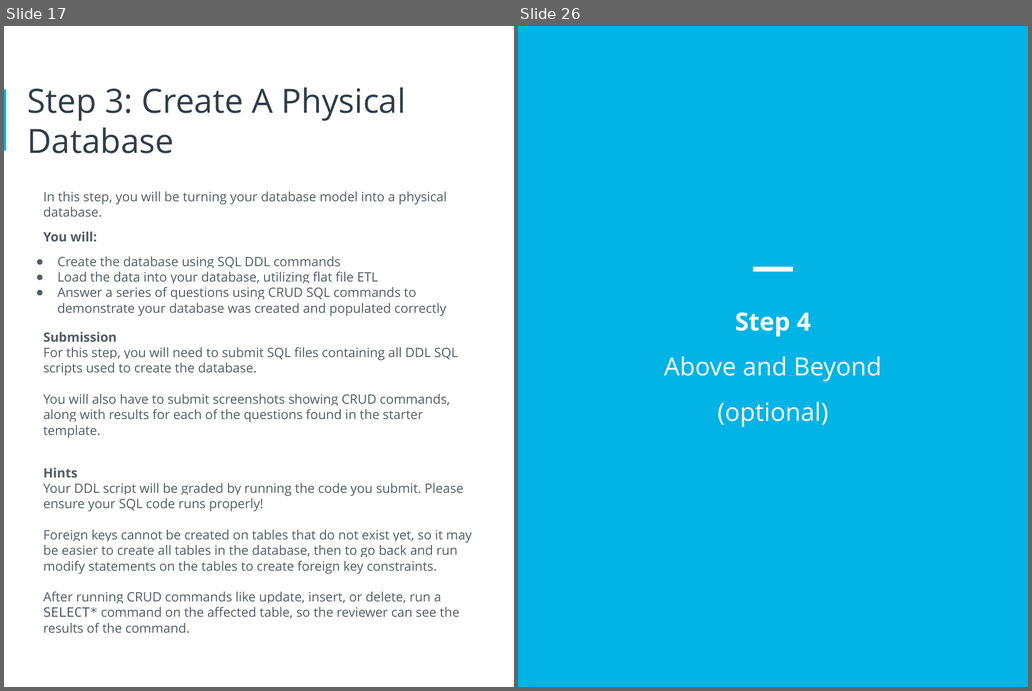
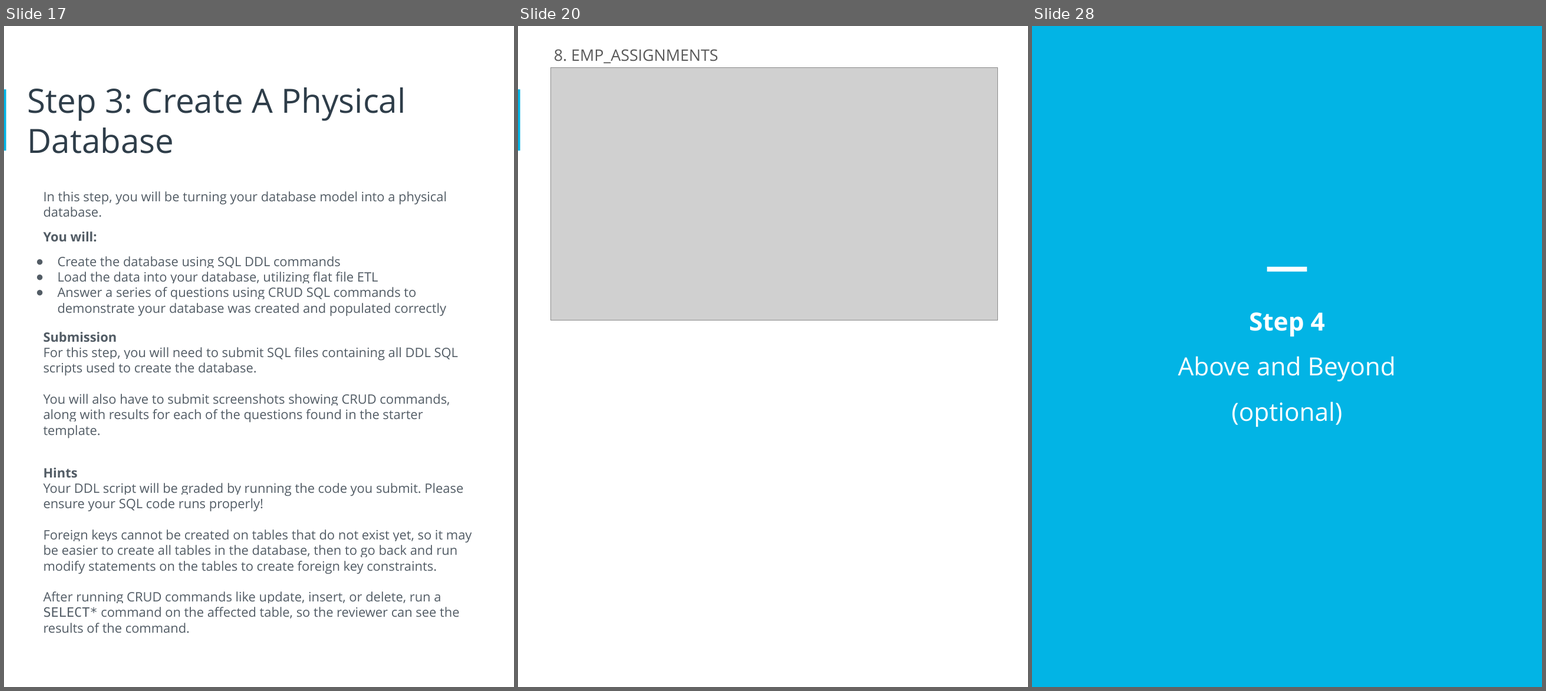
Before and after one commit to fuongcao/udacity-data-achitect, a slide deck: 1- Designing an HR Database/proposal.pptx. Shown side by side, each under a label of ours: slides 17 and 26 before the commit, slides 17, 20 and 28 after it; the slides between them are not shown. The pictures are 1032x691 and 1546x691 pixels, drawn with LibreOffice and Linux fonts; fonts in the diff are those of the drawing; grey boxes stand for pictures. Boxes give left, top, right and bottom in pixels: in the first picture for what was removed or moved away, otherwise in the second. Text is boxed around its words. In the diff, an @@ line names an element or a change of style, - is before the commit and + after.

```diff
--- a/1- Designing an HR Database/proposal.pptx
+++ b/1- Designing an HR Database/proposal.pptx
@@ slide 20 added at <box>518,26,1028,687</box>, background #FFFFFF; not listed: 1 template element that a slide beside it also shows @@
@@ text added at <box>554,49,719,63</box>, 19 pt, text #595959 @@
+8. EMP_ASSIGNMENTS
@@ picture added at <box>551,68,998,320</box> @@
@@ what was slide 26 is now slide 28 @@
```
Also in this commit, not shown: 15 slides changed, 1 other slide added, 11 other files.
